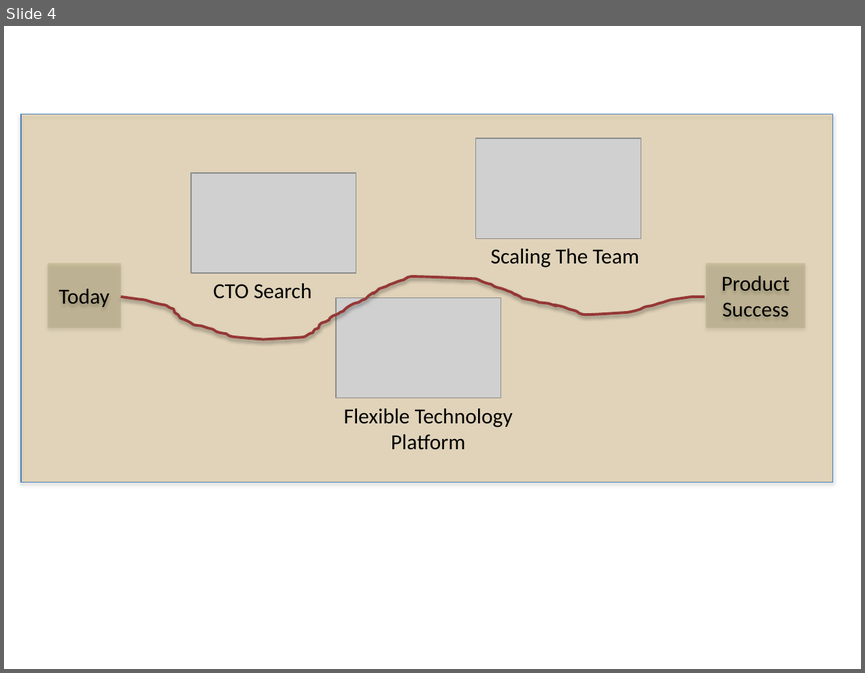
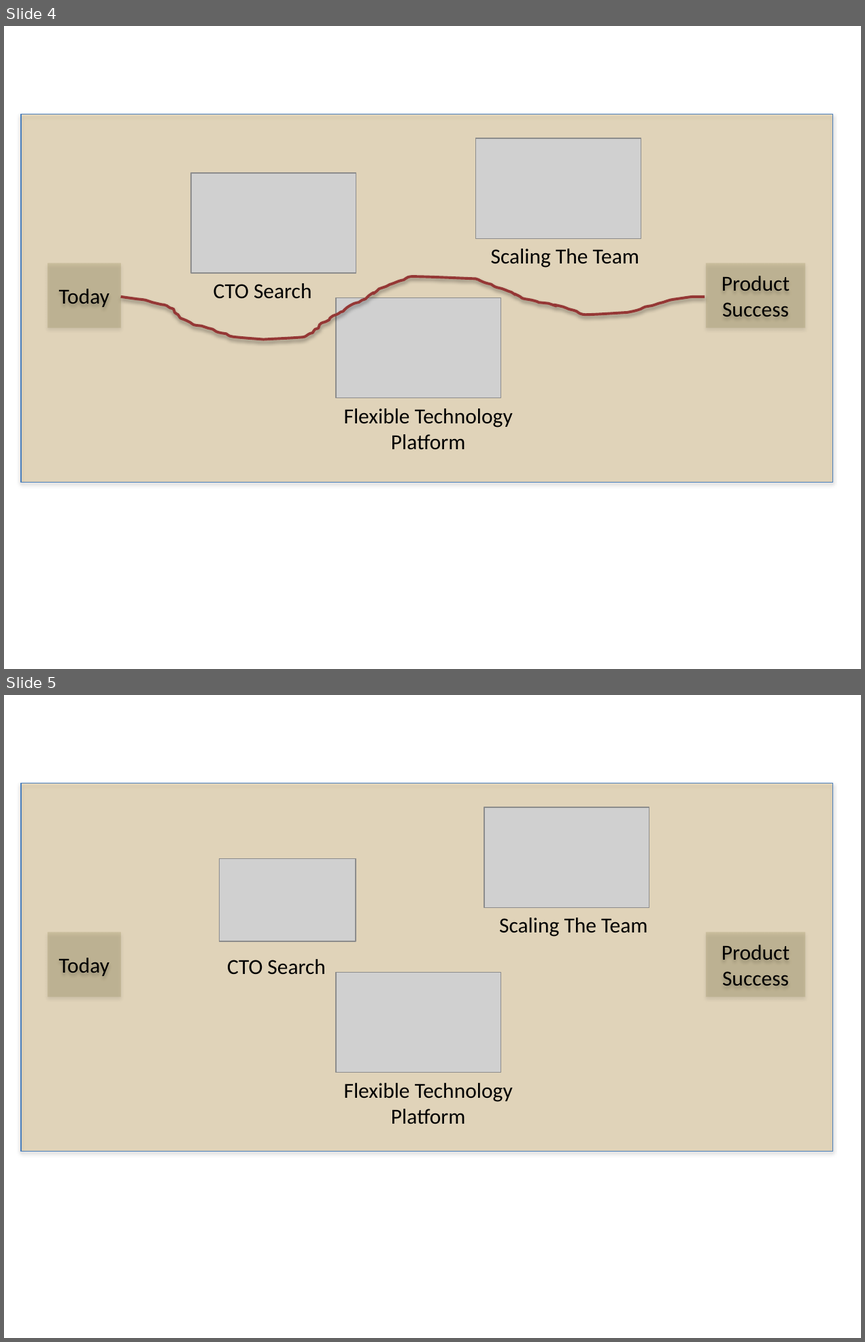
Before and after one commit to scandilabs/scandilabs.com, a slide deck: SL_website_components.pptx. Shown one above the other, each under a label of ours: slide 4 before the commit, slides 4 and 5 after it. The pictures are 865x673 and 865x1342 pixels, drawn with LibreOffice and Linux fonts; fonts in the diff are those of the drawing; grey boxes stand for pictures. Boxes give left, top, right and bottom in pixels: in the first picture for what was removed or moved away, otherwise in the second. Text is boxed around its words. In the diff, an @@ line names an element or a change of style, - is before the commit and + after.

```diff
--- a/SL_website_components.pptx
+++ b/SL_website_components.pptx
@@ slide 5 added at (4, 695, 861, 1338), background #FFFFFF @@
@@ rectangle added at (21, 783, 832, 1151), fill #CC9933 at 26% opacity, outline #4B7EBC 0.75 pt @@
@@ picture added at (484, 807, 649, 907) @@
@@ picture added at (219, 859, 356, 942) @@
@@ text added at (499, 917, 647, 936), 18 pt, text #000000 @@
+Scaling The Team
@@ rectangle added at (48, 932, 122, 998), fill #948A54 at 26% opacity, 18 pt, text #000000 @@
+Today
@@ rectangle added at (706, 932, 805, 998), fill #948A54 at 26% opacity, 18 pt, text #000000 @@
+Product
+Success
@@ text added at (227, 959, 326, 974), 18 pt, text #000000 @@
+CTO Search
@@ picture added at (336, 972, 501, 1072) @@
@@ text added at (344, 1083, 513, 1124), 18 pt, text #000000 @@
+Flexible Technology
+Platform
```
Also in this commit, not shown: 1 other slide added, 4 other files.
